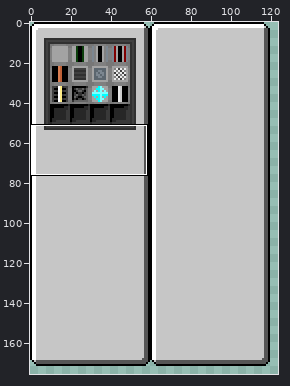
Two versions of one sprite sheet, assets/gui/gui_rbmk_builder.png. The first picture is a wide view before the edit; the outline marks the close-up.
Close-up. As it was:
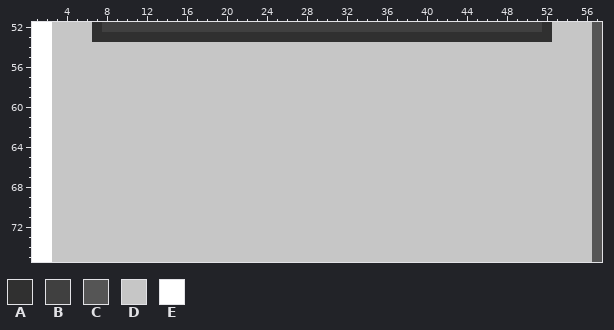
The file is 256x256 pixels. Colours within 5 levels of each other are drawn and written as one. Shown: x 1..57, y 52..75. The wide view leaves out empty margins.
Palette (. is transparent): A #303030  B #404040  C #555555  D #c6c6c6  E #ffffff
Pixels before, first column x 1:
52 EEDDDDABBBBBBBBBBBBBBBBBBBBBBBBBBBBBBBBBBBBBBBBBBBBADDDDC
53 EEDDDDAAAAAAAAAAAAAAAAAAAAAAAAAAAAAAAAAAAAAAAAAAAAAADDDDC
54 EEDDDDDDDDDDDDDDDDDDDDDDDDDDDDDDDDDDDDDDDDDDDDDDDDDDDDDDC
55 EEDDDDDDDDDDDDDDDDDDDDDDDDDDDDDDDDDDDDDDDDDDDDDDDDDDDDDDC
56 EEDDDDDDDDDDDDDDDDDDDDDDDDDDDDDDDDDDDDDDDDDDDDDDDDDDDDDDC
57 EEDDDDDDDDDDDDDDDDDDDDDDDDDDDDDDDDDDDDDDDDDDDDDDDDDDDDDDC
58 EEDDDDDDDDDDDDDDDDDDDDDDDDDDDDDDDDDDDDDDDDDDDDDDDDDDDDDDC
59 EEDDDDDDDDDDDDDDDDDDDDDDDDDDDDDDDDDDDDDDDDDDDDDDDDDDDDDDC
60 EEDDDDDDDDDDDDDDDDDDDDDDDDDDDDDDDDDDDDDDDDDDDDDDDDDDDDDDC
61 EEDDDDDDDDDDDDDDDDDDDDDDDDDDDDDDDDDDDDDDDDDDDDDDDDDDDDDDC
62 EEDDDDDDDDDDDDDDDDDDDDDDDDDDDDDDDDDDDDDDDDDDDDDDDDDDDDDDC
63 EEDDDDDDDDDDDDDDDDDDDDDDDDDDDDDDDDDDDDDDDDDDDDDDDDDDDDDDC
64 EEDDDDDDDDDDDDDDDDDDDDDDDDDDDDDDDDDDDDDDDDDDDDDDDDDDDDDDC
65 EEDDDDDDDDDDDDDDDDDDDDDDDDDDDDDDDDDDDDDDDDDDDDDDDDDDDDDDC
66 EEDDDDDDDDDDDDDDDDDDDDDDDDDDDDDDDDDDDDDDDDDDDDDDDDDDDDDDC
67 EEDDDDDDDDDDDDDDDDDDDDDDDDDDDDDDDDDDDDDDDDDDDDDDDDDDDDDDC
68 EEDDDDDDDDDDDDDDDDDDDDDDDDDDDDDDDDDDDDDDDDDDDDDDDDDDDDDDC
69 EEDDDDDDDDDDDDDDDDDDDDDDDDDDDDDDDDDDDDDDDDDDDDDDDDDDDDDDC
70 EEDDDDDDDDDDDDDDDDDDDDDDDDDDDDDDDDDDDDDDDDDDDDDDDDDDDDDDC
71 EEDDDDDDDDDDDDDDDDDDDDDDDDDDDDDDDDDDDDDDDDDDDDDDDDDDDDDDC
72 EEDDDDDDDDDDDDDDDDDDDDDDDDDDDDDDDDDDDDDDDDDDDDDDDDDDDDDDC
73 EEDDDDDDDDDDDDDDDDDDDDDDDDDDDDDDDDDDDDDDDDDDDDDDDDDDDDDDC
74 EEDDDDDDDDDDDDDDDDDDDDDDDDDDDDDDDDDDDDDDDDDDDDDDDDDDDDDDC
75 EEDDDDDDDDDDDDDDDDDDDDDDDDDDDDDDDDDDDDDDDDDDDDDDDDDDDDDDC
Now the later version:
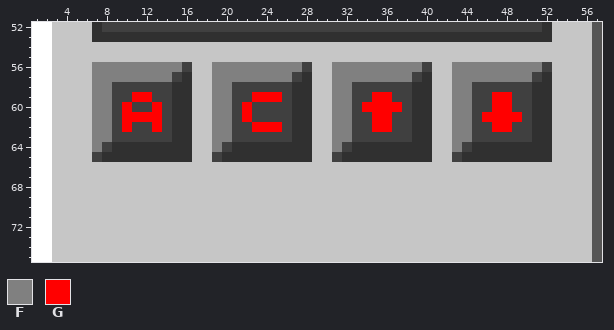
Colours new in this view: F #808080  G #ff0000
From old to new:
y 56: x 7..16 DDDDDDDDDD -> FFFFFFFFFB; x 19..28 DDDDDDDDDD -> FFFFFFFFFB; x 31..40 DDDDDDDDDD -> FFFFFFFFFB; x 43..52 DDDDDDDDDD -> FFFFFFFFFB
y 57: x 7..16 DDDDDDDDDD -> FFFFFFFFBA; x 19..28 DDDDDDDDDD -> FFFFFFFFBA; x 31..40 DDDDDDDDDD -> FFFFFFFFBA; x 43..52 DDDDDDDDDD -> FFFFFFFFBA
y 58: x 7..16 DDDDDDDDDD -> FFBBBBBBAA; x 19..28 DDDDDDDDDD -> FFBBBBBBAA; x 31..40 DDDDDDDDDD -> FFBBBBBBAA; x 43..52 DDDDDDDDDD -> FFBBBBBBAA
y 59: x 7..16 DDDDDDDDDD -> FFBBGGBBAA; x 19..28 DDDDDDDDDD -> FFBBGGGBAA; x 31..40 DDDDDDDDDD -> FFBBGGBBAA; x 43..52 DDDDDDDDDD -> FFBBGGBBAA
y 60: x 7..16 DDDDDDDDDD -> FFBGBBGBAA; x 19..28 DDDDDDDDDD -> FFBGBBBBAA; x 31..40 DDDDDDDDDD -> FFBGGGGBAA; x 43..52 DDDDDDDDDD -> FFBBGGBBAA
y 61: x 7..16 DDDDDDDDDD -> FFBGGGGBAA; x 19..28 DDDDDDDDDD -> FFBGBBBBAA; x 31..40 DDDDDDDDDD -> FFBBGGBBAA; x 43..52 DDDDDDDDDD -> FFBGGGGBAA
y 62: x 7..16 DDDDDDDDDD -> FFBGBBGBAA; x 19..28 DDDDDDDDDD -> FFBBGGGBAA; x 31..40 DDDDDDDDDD -> FFBBGGBBAA; x 43..52 DDDDDDDDDD -> FFBBGGBBAA
y 63: x 7..16 DDDDDDDDDD -> FFBBBBBBAA; x 19..28 DDDDDDDDDD -> FFBBBBBBAA; x 31..40 DDDDDDDDDD -> FFBBBBBBAA; x 43..52 DDDDDDDDDD -> FFBBBBBBAA
y 64: x 7..16 DDDDDDDDDD -> FBAAAAAAAA; x 19..28 DDDDDDDDDD -> FBAAAAAAAA; x 31..40 DDDDDDDDDD -> FBAAAAAAAA; x 43..52 DDDDDDDDDD -> FBAAAAAAAA
y 65: x 7..16 DDDDDDDDDD -> BAAAAAAAAA; x 19..28 DDDDDDDDDD -> BAAAAAAAAA; x 31..40 DDDDDDDDDD -> BAAAAAAAAA; x 43..52 DDDDDDDDDD -> BAAAAAAAAA
Changed places in both close-ups, as pixel boxes (x1, y1, x2, y2):
changed: (92, 62, 552, 162)
